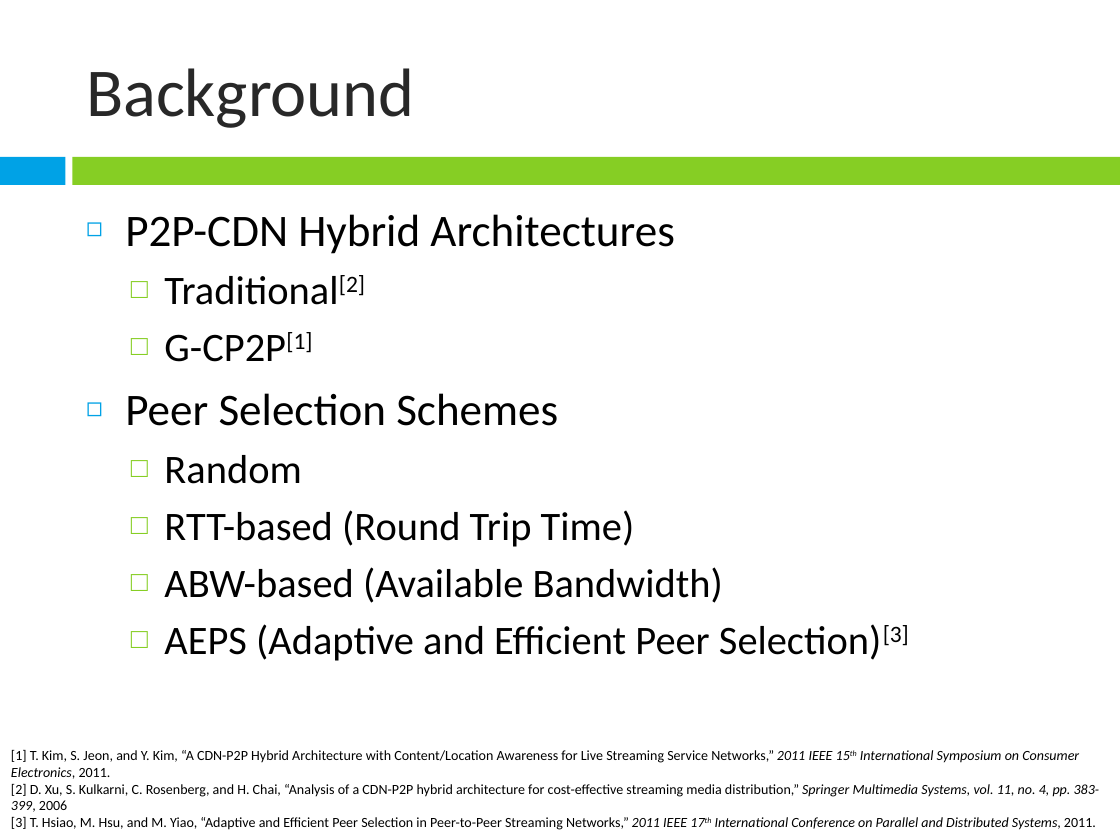
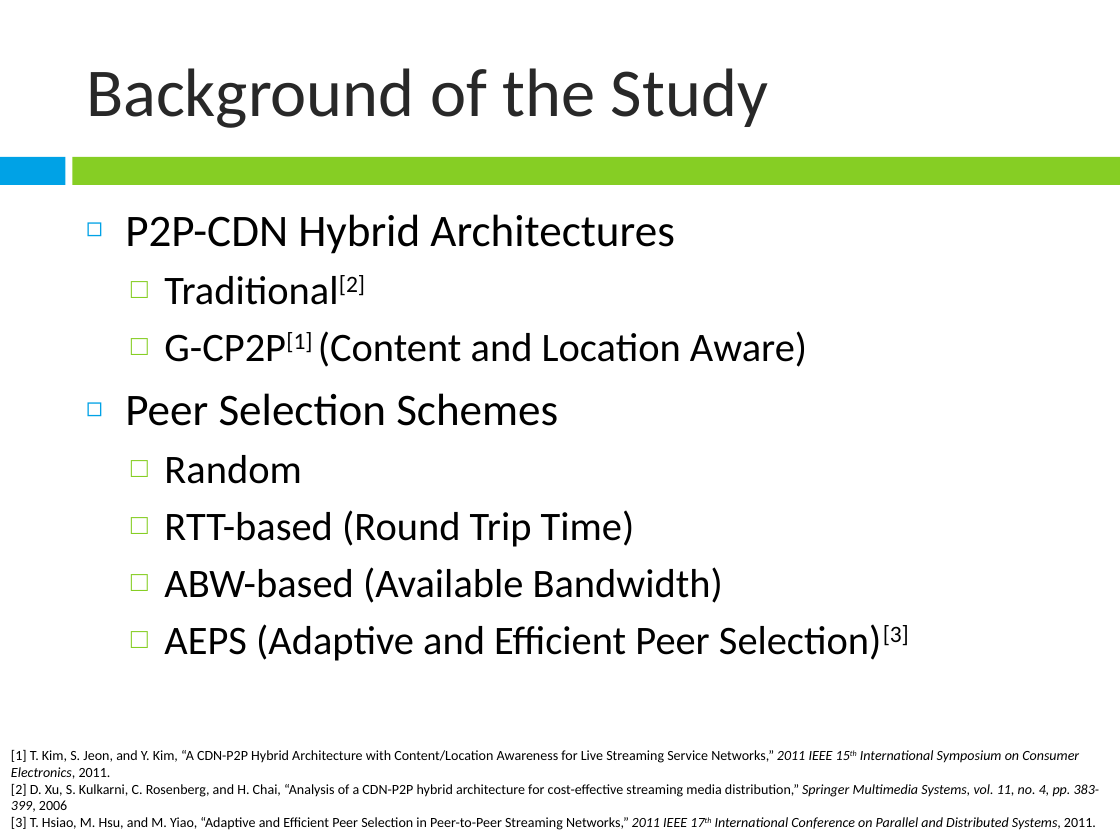
Before and after one commit to janeriongcol/ndsg-chupacabra, a slide deck: slide 3 of Presentations/Thesis Presentation.pptx. Drawn at 1120x840 pixels with LibreOffice and Linux fonts; fonts in the diff are those of the drawing. Boxes give left, top, right and bottom in pixels: in the first picture for what was removed or moved away, otherwise in the second. Text is boxed around its words. In the diff, an @@ line names an element or a change of style, - is before the commit and + after.

```diff
--- a/Presentations/Thesis Presentation.pptx
+++ b/Presentations/Thesis Presentation.pptx
@@ title at (86,68,768,128): text changed @@
-Background
+Background of the Study
@@ text at (164,331,807,367): text changed @@
-  □ G-CP2P[1]
+  □ G-CP2P[1] (Content and Location Aware)
```
Also in this commit, not shown: 5 other slides changed.
